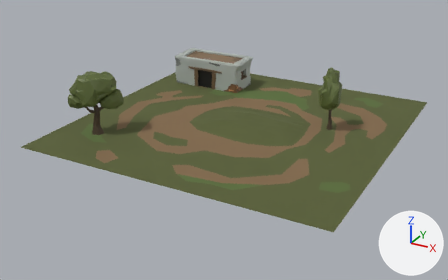
Renders of the glTF model client/models/env.glb from each side of a commit.
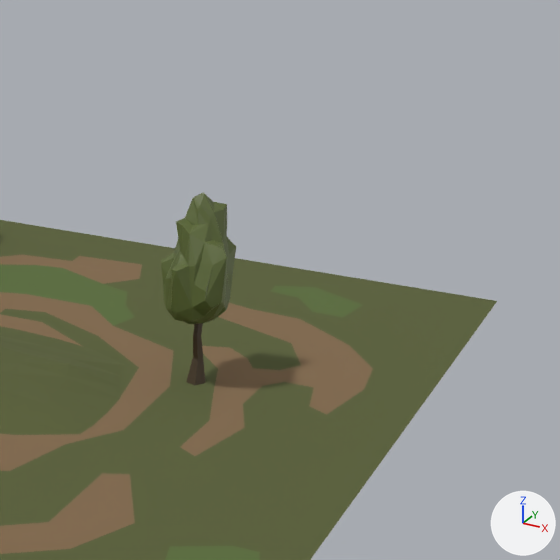
Each version is shown whole from a 50 mm camera at (35.6, -69.5, 33.1) aimed at (-0.9, -3.2, -0.1), then close up on the part from 59% to 100% of the width and 2% to 67% of the height. Every picture has the same lights, and +X, +Y and +Z are marked at lower right. Where no turn or scale is listed for an object, it has been applied to the vertices.

Objects in the first close-up: 'SM_Env_FloorTile_02', 'SM_Env_GroundMounds_01', 'SM_Env_Tree_02'.
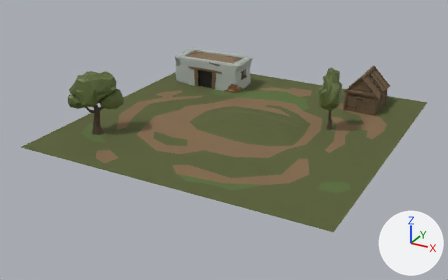
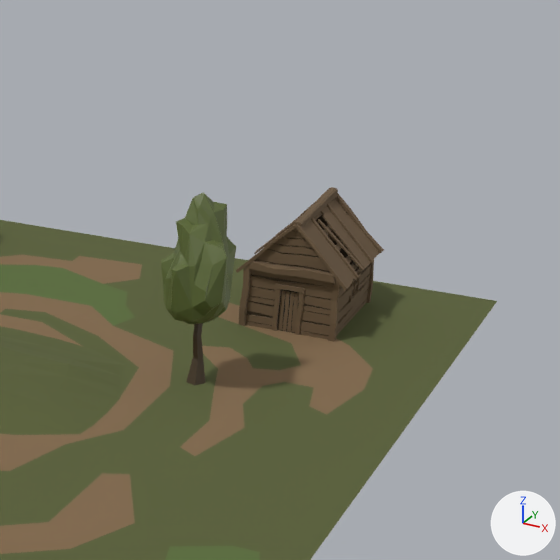
Pixel boxes [x1, y1, x2, y2] of what changed, in the close-ups (560 x 560 px):
'SM_Bld_Hut_01', added (brown): after [236, 187, 384, 342]

Edits to the bpy script that builds the scene:
```text
Add mat_default_obj_007:
    mat_default_obj_007 = principled_material('Default OBJ.007')
    mat_default_obj_007.texture = img_polyadventuretexture_02
    mat_default_obj_007.roughness = 0.941
Add me_sm_bld_hut_01:
    me_sm_bld_hut_01.from_pydata(...)  # 1707 vertices, 2912 faces; spans x -2.61..2.61, y -3.17..3.17, z 0.0..5.4
    me_sm_bld_hut_01.materials.append(mat_default_obj_007)  # picture img_polyadventuretexture_02
Add ob_sm_bld_hut_01:
    ob_sm_bld_hut_01 = bpy.data.objects.new('SM_Bld_Hut_01', me_sm_bld_hut_01)
    ob_sm_bld_hut_01.location = (12.77, 14.35, 1.31)
```
